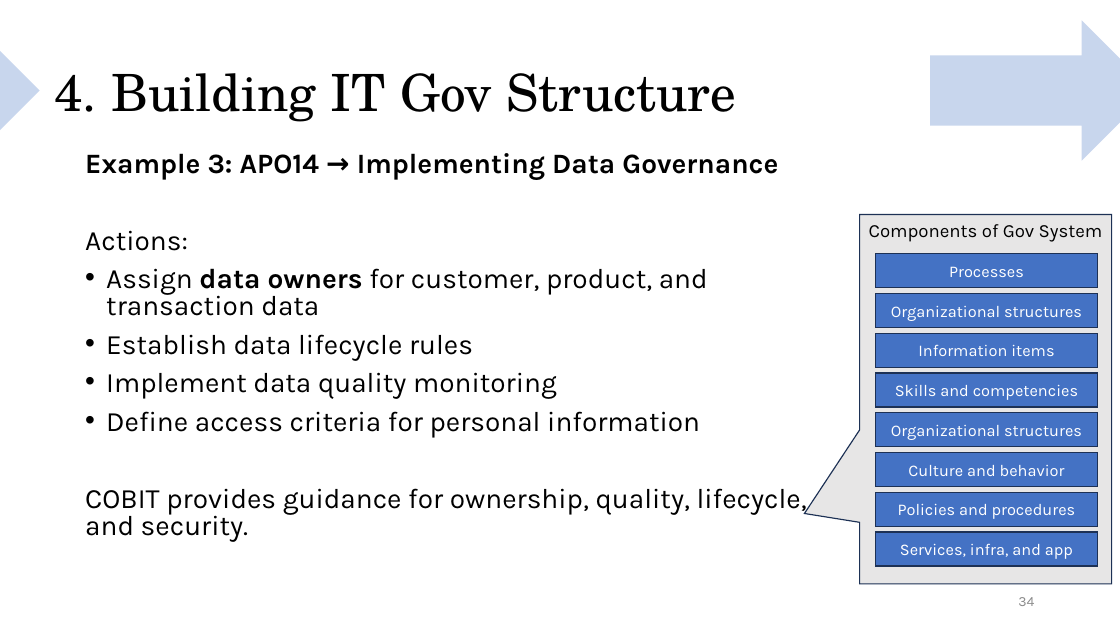
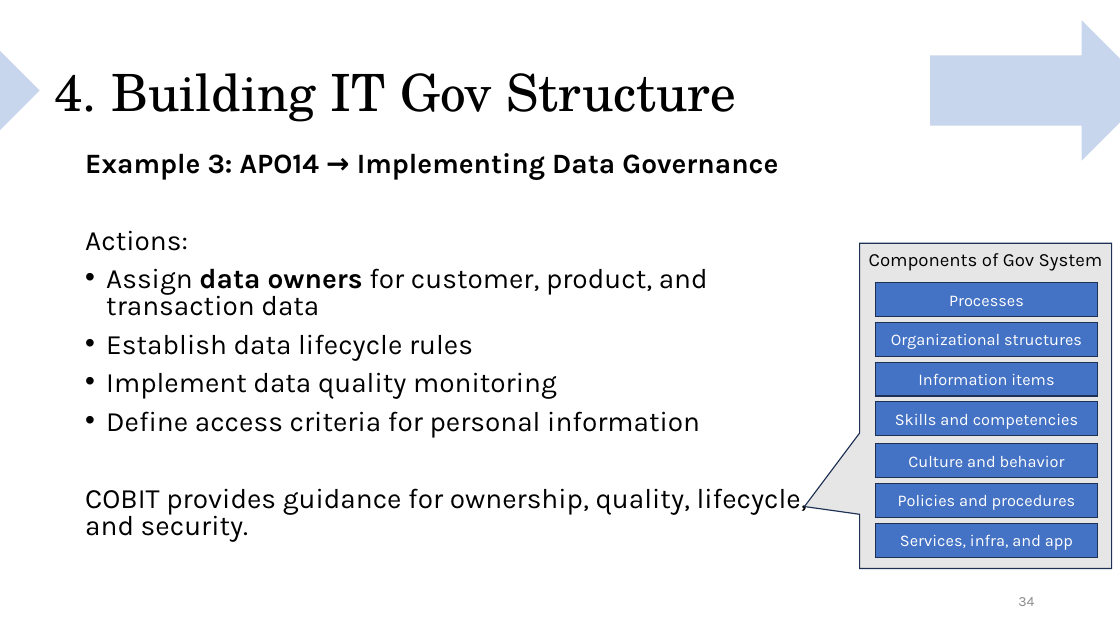
Before and after one commit to irfanradarma/Audit-SI, a slide deck: slide 34 of Slides/02 - IT Governance Audit.pptx. Drawn at 1120x630 pixels with LibreOffice and Linux fonts; fonts in the diff are those of the drawing. Boxes give left, top, right and bottom in pixels: in the first picture for what was removed or moved away, otherwise in the second. Text is boxed around its words. In the diff, an @@ line names an element or a change of style, - is before the commit and + after.

```diff
--- a/Slides/02 - IT Governance Audit.pptx
+++ b/Slides/02 - IT Governance Audit.pptx
@@ speech box "Components of Gov System": place and size @@
-speech box "Components of Gov System" at [860,214,1112,584]
+speech box "Components of Gov System" at [860,244,1112,569]
@@ 4 rectangles: place and size @@
-4 rectangles at [876,254,1098,407]
+4 rectangles at [876,282,1098,435]
@@ rectangle removed at [876,413,1098,446] @@
-Organizational structures
@@ 3 rectangles: place and size @@
-3 rectangles at [876,453,1098,565]
+3 rectangles at [876,444,1098,557]
```
Also in this commit, not shown: 3 other slides changed, 2 other files.
